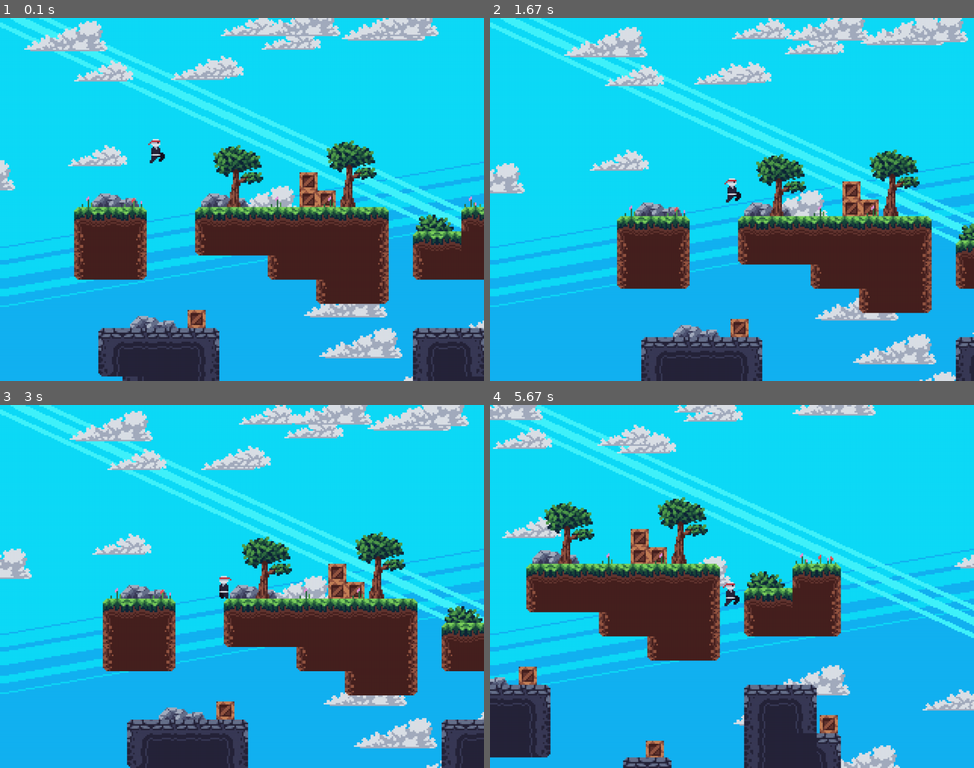
Above: before the commit, frames 1-4 (two rows, left to right).
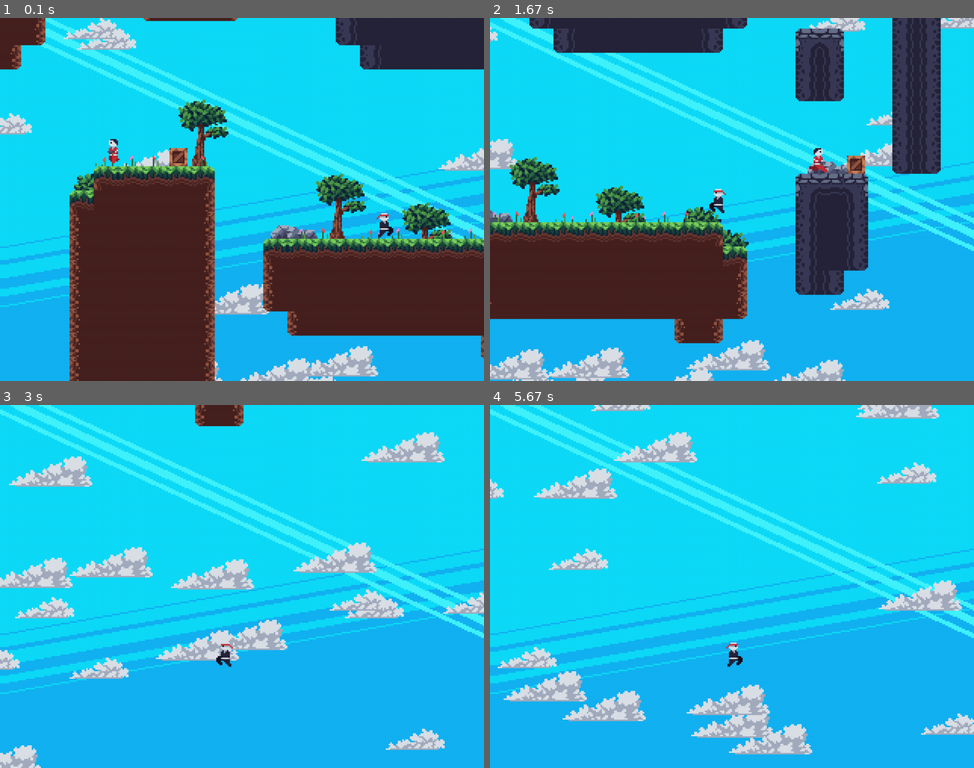
Above: after the commit, the same moments.

Repository: zeolsem/dafluffypotato-pygame-tutorial
Game: pygame game, started from src/main.py
Same seed, same stepped clock (60 frames per second), same inputs: the game is played once before the commit and once after it.
Inputs:
- Up to frame 1 (0.1 s): no input
- Up to frame 2 (1.67 s): tap Shift at 0.33 s; hold W 1.17-1.63 s
- Up to frame 3 (3 s): hold D 1.67-2.13 s; hold A 2.17-2.7 s; hold S from 2.73 s (still down)
- Up to frame 4 (5.67 s): release S at 3.03 s; hold A 3.07-3.47 s; hold W 3.5-3.87 s; tap Shift at 3.57, 3.97, 4.27, 4.63, 5.03, 5.33, 5.53 s; hold D 3.9-4.53 s; hold S 4.57-4.93 s; hold A 4.97-5.43 s; hold D from 5.47 s (still down)

The runs differ from the first frame. In frame 1, 48% of the frame differs, in the area x 0-100%, y 0-100%; in frame 2, 50%; in frame 3, 35%; in frame 4, 33%.

Commit message:
ADding functional guns and setting up some code for better level loading (#4)
* Add shooting functionality

* Add proper level loading

Diff:
--- a/maps/map.json
+++ b/maps/map.json
@@ -1 +1 @@
-{"tilemap": {"5;6": {"type": "grass", "variant": 0, "pos": [ …(4343 unchanged characters)… : "decor", "variant": 0, "pos": [10, 5]}}, "tile_size": 16, "offgrid": [{"type": "large_decor", "variant": 0, "pos": [84.25, 87.25]}, {"type": "large_decor", "variant": 2, "pos": [167.5, 52.75]}, {"type": "large_decor", "variant": 2, "pos": [92.5, 55.25]}, {"type": "decor", "variant": 0, "pos": [125.5, 80.75]}, {"type": "decor", "variant": 3, "po …(708 unchanged characters)…
+{"tilemap": {"5;6": {"type": "grass", "variant": 0, "pos": [ …(4343 unchanged characters)… : "decor", "variant": 0, "pos": [10, 5]}, "1;5": {"type": "spawners", "variant": 1, "pos": [1, 5]}, "3;10": {"type": "spawners", "variant": 1, "pos": [3, 10]}, "15;10": {"type": "spawners", "variant": 1, "pos": [15, 10]}, "7;5": {"type": "spawners", "variant": 1, "pos": [7, 5]}, "16;5": {"type": "spawners", "variant": 1, "pos": [16, 5]}}, "tile_size": 16, "offgrid": [{"type": "large_decor", "variant": 0, "pos": [84.25, 87.25]}, {"type": "large_decor", "variant": 2, "pos": [167.5, 52.75]}, {"type": "large_decor", "variant": 2, "pos": [92.5, 55.25]}, {"type": "decor", "variant": 3, "po …(708 unchanged characters)…
--- a/src/entities.py
+++ b/src/entities.py
@@ -136,6 +136,13 @@
         if self.walking:
             movement = (-0.5 if self.flip else 0.5, movement[1])
             self.walking = max(0, self.walking - 1)
+            if not self.walking:
+                dis = (self.game.player.pos[0] - self.pos[0], self.game.player.pos[1] - self.pos[1])
+                if abs(dis[1]) < 16:
+                    if self.flip and dis[0] < 0:
+                        self.game.projectiles.append([[self.get_rect().centerx - 7, self.get_rect().centery], -1.5, 0])
+                    if not self.flip and dis[0] > 0:
+                        self.game.projectiles.append([[self.get_rect().centerx + 7, self.get_rect().centery], 1.5, 0])
         elif random.random() < 0.01:
             self.walking = random.randint(30, 120)
             self.velocity[0] = random.random() * 2 - 1
@@ -154,7 +161,7 @@
         if self.flip:
             surf.blit(pygame.transform.flip(self.game.assets['gun'], True, False), (gun_pos[0] - 4, gun_pos[1]))
         else:
-            surf.blit(self.game.assets['gun'], (gun_pos[0] + 4, gun_pos[1]))
+            surf.blit(self.game.assets['gun'], (gun_pos[0], gun_pos[1]))
 
 class Player(PhysicsEntity):
     def __init__(self, game, pos, size):
@@ -199,7 +206,7 @@
         if abs(self.dashing) > 50:
             self.max_speed = 8
             self.velocity[0] = abs(self.dashing) / self.dashing * 8
-            if abs(self.dashing) == 55:
+            if abs(self.dashing) == 50:
                 self.velocity[0] *= 0.2
             p_vel = [abs(self.dashing) / self.dashing * random.random() * 3, 0]
             self.game.particles.append(
--- a/src/game.py
+++ b/src/game.py
@@ -4,7 +4,8 @@
 
 import random
 from src import keyboard
-from src.entities import Player, Enemy
+from src.entities import Player
+from src.level_loader import LevelLoader
 from src.particle import Particle
 from src.utils import load_image, load_images, Animation
 from src.tilemap import Tilemap
@@ -36,13 +37,11 @@
             'particle/particle': Animation(load_images('particles/particle'), img_dur=6, loop=False),
             'gun': load_image('gun.png'),
             'spawners': load_images('tiles/spawners'),
+            'projectile': load_image('projectile.png'),
         }
 
         self.clock = pygame.time.Clock()
         self.keys = keyboard.Keyboard("wasd").get_keys()
-
-        self._scroll = [0, 0]
-        self.render_scroll = (0, 0)
 
         self.player = Player(self, (50, 50), (8, 15))
         self.player_movement_x = [False, False]
@@ -50,24 +49,13 @@
 
         self.camera_entity = None
         self.set_camera_entity(self.player)
+        self.render_scroll = (0, 0)
+        self._scroll = [0, 0]
 
         self.tilemap = Tilemap(self)
-        self.tilemap.load('../maps/map.json')
-
-        self.leaf_spawners = []
-        for tree in self.tilemap.extract([('large_decor', 2)], keep=True):
-            self.leaf_spawners.append(pygame.Rect(4 + tree['pos'][0], 4 + tree['pos'][1], 23, 13))
-
-        self.enemies = []
-        for spawner in self.tilemap.extract([('spawners', 0), ('spawners', 1)]):
-            print(spawner['variant'])
-            if spawner['variant'] == 0:
-                self.player.pos = spawner['pos']
-            else:
-                self.enemies.append(Enemy(self, spawner['pos'], (8, 15)))
-                print("ok")
-
-        self.particles = []
+        self.loader = LevelLoader(self)
+        # self.tilemap.load('../maps/map.json')
+        self.loader.load_level(1)
 
         self.clouds = Clouds(self.assets["clouds"])
 
@@ -88,20 +76,10 @@
         self._scroll[1] += (self.camera_entity.get_rect().centery - self.display.get_height() / 2 - self._scroll[1]) / 10
         self.render_scroll = (int(self._scroll[0]), int(self._scroll[1]))
 
-    def spawn_particle(self, particle):
-        for rect in self.leaf_spawners:
-            if (random.random() * 49999 < rect.width * rect.height):
-                pos = [rect.x + random.random() * rect.width, rect.y + random.random() * rect.height]
-                self.particles.append(Particle(self, 'leaf', pos, velocity=[0.1, 0.3], frame=random.randint(0, 20)))
-
-    def draw_particles(self):
-        for particle in self.particles.copy():
-            kill = particle.update()
-            particle.render(self.display, offset=self.render_scroll)
-            if particle.type == 'leaf':
-                particle.pos[0] += math.sin(particle.animation.frame * 0.035) * 0.3
-            if kill:
-                self.particles.remove(particle)
+    def update_enemies(self):
+        for enemy in self.enemies.copy():
+            enemy.update(self.tilemap, (0, 0))
+            enemy.render(self.display, offset=self.render_scroll)
 
     def process_events(self):
         keys = self.keys
@@ -136,6 +114,21 @@
         if self.events["up"] != self.events["past_up"] and self.events["up"]:
             self.player.jump()
 
+    def handle_projectiles(self):
+        for projectile in self.projectiles.copy():
+            projectile[0][0] += projectile[1]
+            projectile[2] += 1
+            img = self.assets['projectile']
+            self.display.blit(img, (projectile[0][0] - img.get_width() / 2 - self.render_scroll[0],
+                                    projectile[0][1] - img.get_height() / 2 - self.render_scroll[1]))
+            if self.tilemap.solid_check(projectile[0]):
+                self.projectiles.remove(projectile)
+            elif projectile[2] > 360:
+                self.projectiles.remove(projectile)
+            elif abs(self.player.dashing) < 50:
+                if pygame.Rect(self.player.get_rect().centerx - 4, self.player.get_rect().centery - 4, 8, 8).collidepoint(projectile[0]):
+                    self.projectiles.remove(projectile)
+
     def run(self):
         running = True
         while running:
@@ -143,19 +136,19 @@
 
             self.player.update(self.tilemap, (self.player_movement_x[0] - self.player_movement_x[1], 0))
 
-
             self.update_camera()
 
             self.clouds.update()
             self.clouds.render(self.display, self.render_scroll)
             self.tilemap.render(self.display, self.render_scroll)
 
-            for enemy in self.enemies.copy():
-                enemy.update(self.tilemap, (0, 0))
-                enemy.render(self.display, offset=self.render_scroll)
+            self.update_enemies() # ALSO RENDERS ENEMIES
             self.player.render(self.display, self.render_scroll)
-            self.draw_particles()
 
+            # [[x, y], direction, timer]
+            self.handle_projectiles()
+
+            self.loader.draw_particles()
             self.process_events()
             self.handle_input()
             running = not self.events["quit"]
--- /dev/null
+++ b/src/level_loader.py
@@ -0,0 +1,49 @@
+import math
+import random
+import pygame
+
+from src.entities import Enemy
+from src.particle import Particle
+
+
+class LevelLoader:
+    def __init__(self, game):
+        self.render_scroll = None
+        self._scroll = None
+        self.particles = []
+        self.game = game
+        self.leaf_spawners = []
+
+    def load_level(self, map_id):
+        self.game.tilemap.load('../data/maps/' + str(map_id) + '.json')
+
+        self._scroll = self.game._scroll = [0, 0]
+        self.render_scroll = self.game.render_scroll = (0, 0)
+
+        for tree in self.game.tilemap.extract([('large_decor', 2)], keep=True):
+            self.leaf_spawners.append(pygame.Rect(4 + tree['pos'][0], 4 + tree['pos'][1], 23, 13))
+
+        self.game.enemies = []
+        for spawner in self.game.tilemap.extract([('spawners', 0), ('spawners', 1)]):
+            if spawner['variant'] == 0:
+                self.game.player.pos = spawner['pos']
+            else:
+                self.game.enemies.append(Enemy(self.game, spawner['pos'], (8, 15)))
+
+        self.game.projectiles = []
+        self.game.particles = []
+
+    def spawn_particle(self):
+        for rect in self.leaf_spawners:
+            if random.random() * 49999 < rect.width * rect.height:
+                pos = [rect.x + random.random() * rect.width, rect.y + random.random() * rect.height]
+                self.particles.append(Particle(self, 'leaf', pos, velocity=[0.1, 0.3], frame=random.randint(0, 20)))
+
+    def draw_particles(self):
+        for particle in self.particles.copy():
+            kill = particle.update()
+            particle.render(self.game.display, offset=self.game.render_scroll)
+            if particle.type == 'leaf':
+                particle.pos[0] += math.sin(particle.animation.frame * 0.035) * 0.3
+            if kill:
+                self.particles.remove(particle)
